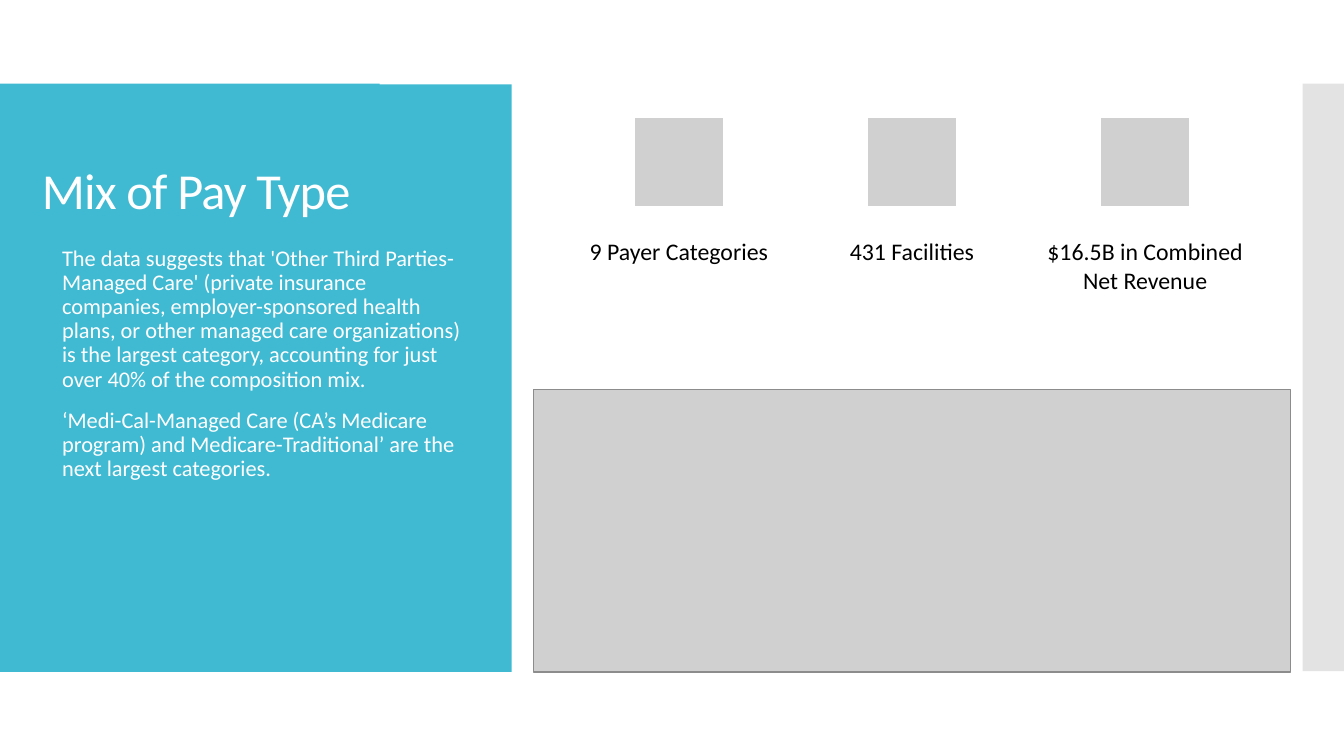
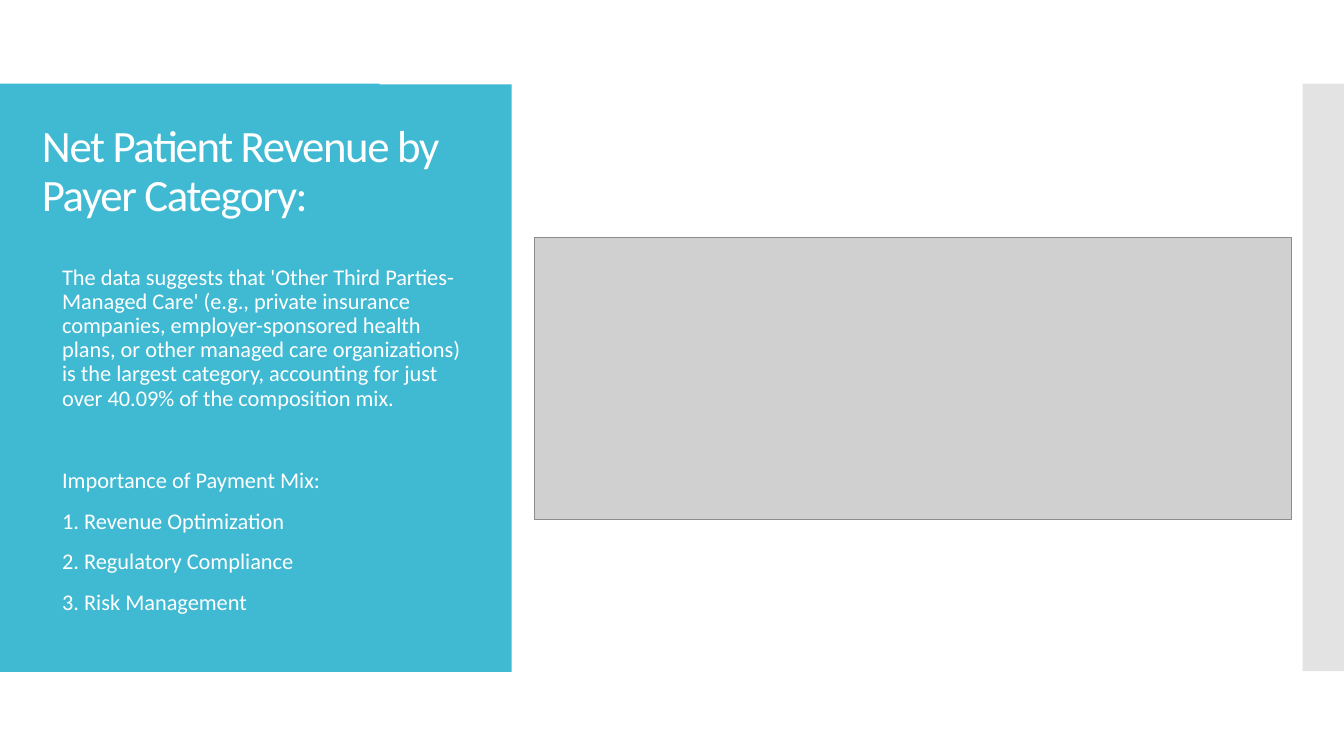
Before and after one commit to manuel-sosa/project3_data_viz, a slide deck: slide 7 of Jenae/Project 3 - California Hospital Performance Comparison.pptx. Drawn at 1344x756 pixels with LibreOffice and Linux fonts; fonts in the diff are those of the drawing; grey boxes stand for pictures. Boxes give left, top, right and bottom in pixels: in the first picture for what was removed or moved away, otherwise in the second. Text is boxed around its words. In the diff, an @@ line names an element or a change of style, - is before the commit and + after.

```diff
--- a/Jenae/Project 3 - California Hospital Performance Comparison.pptx
+++ b/Jenae/Project 3 - California Hospital Performance Comparison.pptx
@@ title at (42, 131, 439, 219): text changed; size 36 to 32 pt @@
-Mix of Pay Type
+Net Patient Revenue by Payer Category:
@@ picture: place and size @@
-picture at (533, 390, 1292, 673)
+picture at (534, 237, 1293, 519)
@@ text at (62, 269, 460, 614): text changed @@
-• The data suggests that 'Other Third Parties-Managed Care' (private insurance companies, employer-sponsored health plans, or other managed care organizations) is the largest category, accounting for just over 40% of the composition mix.
-• ‘Medi-Cal-Managed Care (CA’s Medicare program) and Medicare-Traditional’ are the next largest categories.
+• The data suggests that 'Other Third Parties-Managed Care' (e.g., private insurance companies, employer-sponsored health plans, or other managed care organizations) is the largest category, accounting for just over 40.09% of the composition mix.
+• Importance of Payment Mix:
+• 1. Revenue Optimization
+• 2. Regulatory Compliance
+• 3. Risk Management
@@ group removed at (590, 118, 1242, 289): 3 pictures, 3 texts @@
-9 Payer Categories
-431 Facilities
-$16.5B in Combined Net Revenue
```
Also in this commit, not shown: 1 other slide changed, 4 other files.
